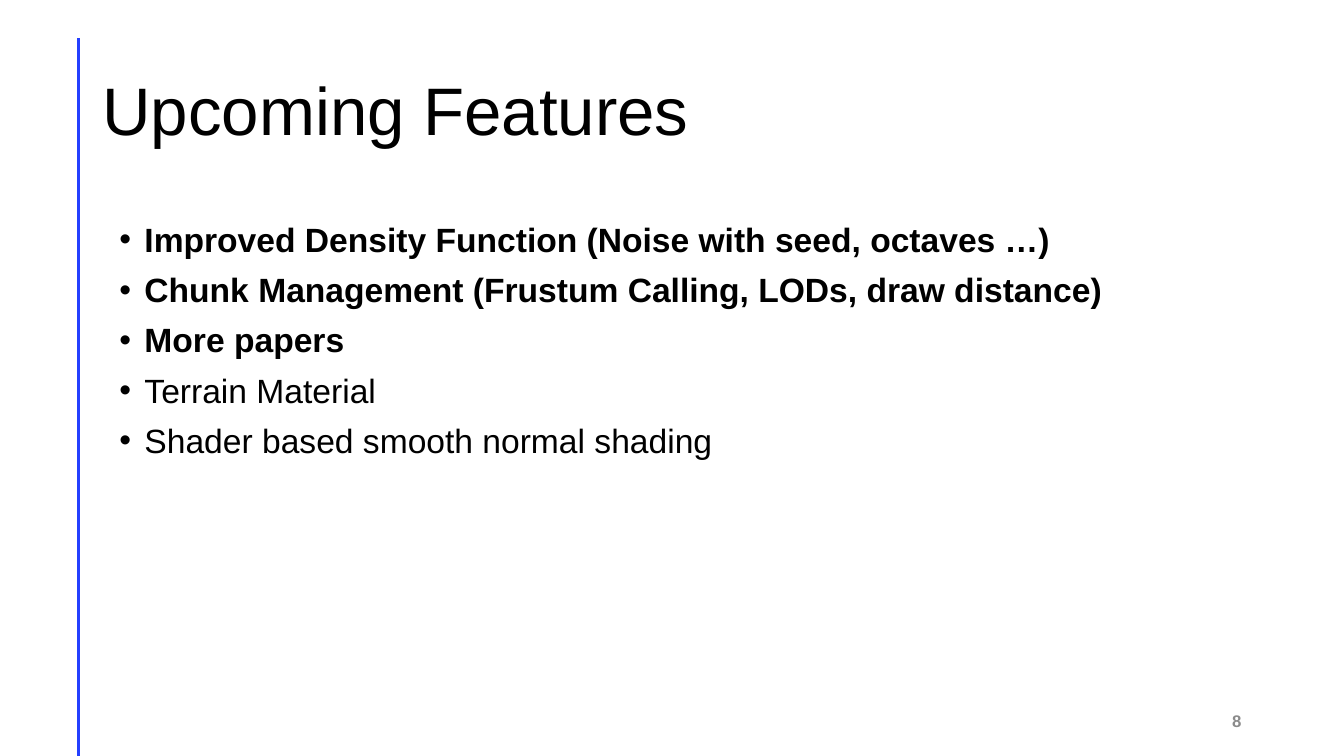
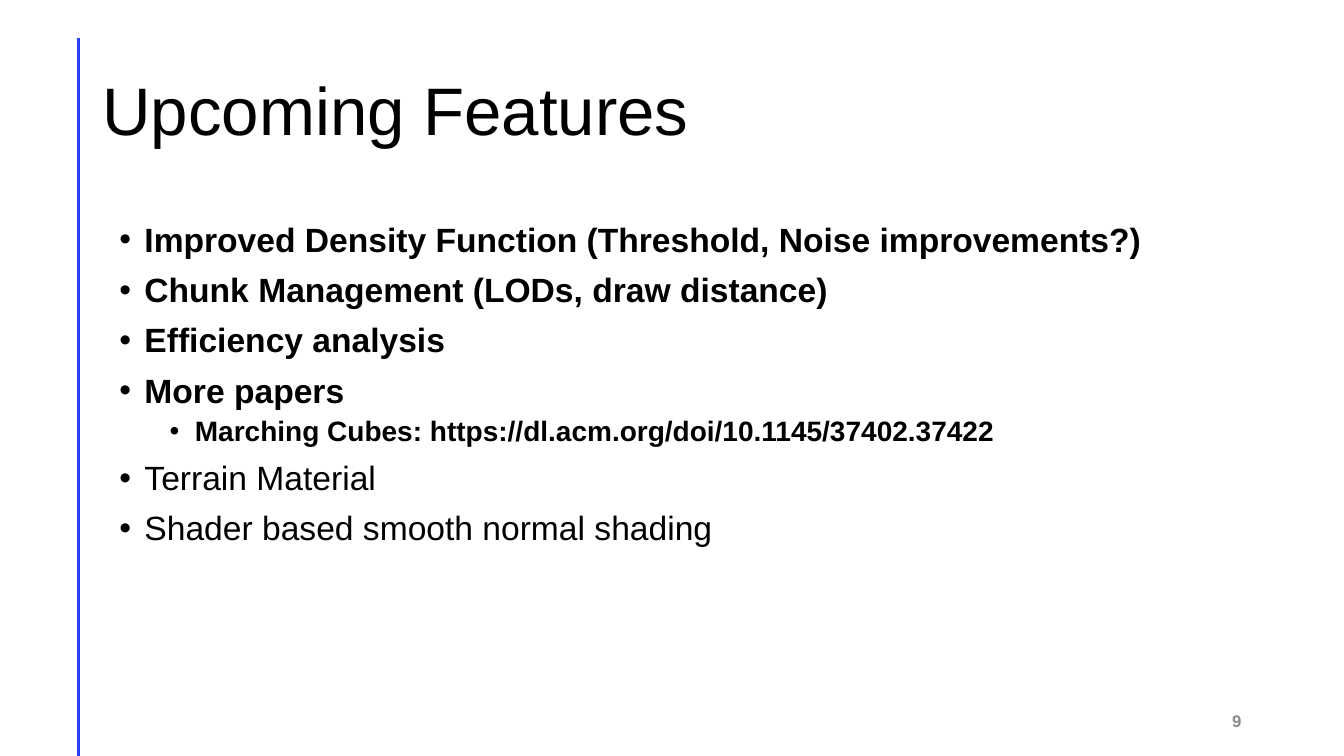
Before and after one commit to je-lehmann/cg_terrain_generator, a slide deck: slide 9 of Computergrafik Praktikum.pptx (slide 8 before the commit). Drawn at 1344x756 pixels with LibreOffice and Linux fonts; fonts in the diff are those of the drawing. Boxes give left, top, right and bottom in pixels: in the first picture for what was removed or moved away, otherwise in the second. Text is boxed around its words. In the diff, an @@ line names an element or a change of style, - is before the commit and + after.

```diff
--- a/Computergrafik Praktikum.pptx
+++ b/Computergrafik Praktikum.pptx
@@ text at [144, 227, 1141, 359]: text changed @@
-• Improved Density Function (Noise with seed, octaves …)
-• Chunk Management (Frustum Calling, LODs, draw distance)
+• Improved Density Function (Threshold, Noise improvements?)
+• Chunk Management (LODs, draw distance)
+• Efficiency analysis
@@ text at [195, 420, 994, 446]: paragraph added @@
+  • Marching Cubes: https://dl.acm.org/doi/10.1145/37402.37422
```
Also in this commit, not shown: 1 slide added, 3 other files.
